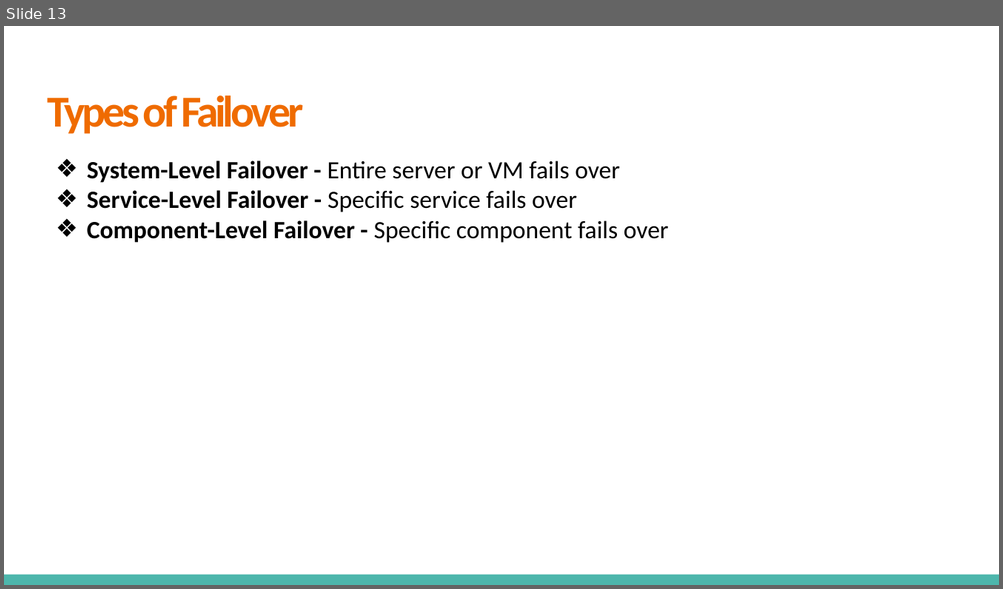
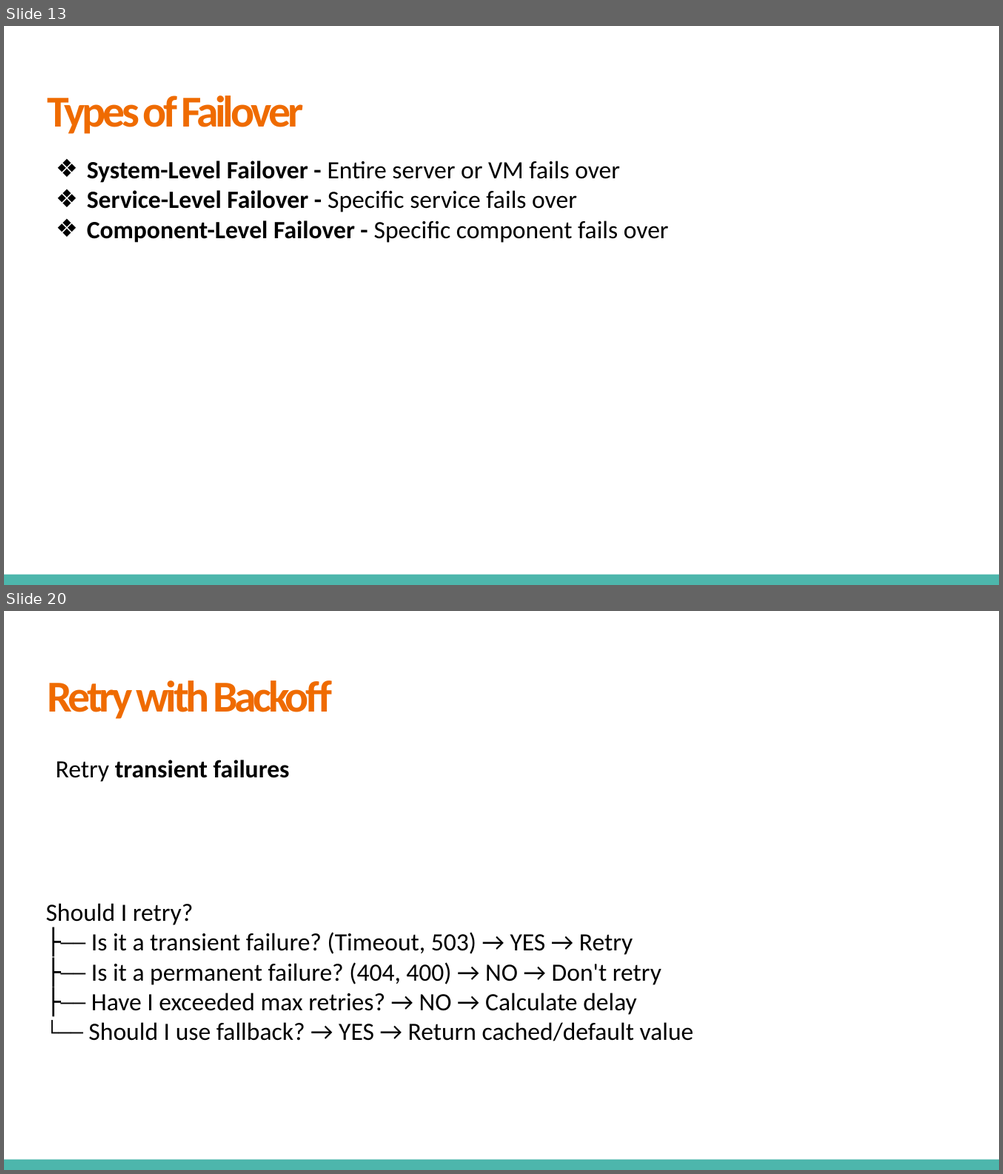
Before and after one commit to VikashChauhan51/system-design, a slide deck: High Level System Design/Fundamentals/2. Attributes of Distributed Systems/Attributes of Distributed Systems.pptx. Shown one above the other, each under a label of ours: slide 13 before the commit, slides 13 and 20 after it; the slides between them are not shown. The pictures are 1003x589 and 1003x1174 pixels, drawn with LibreOffice and Linux fonts; fonts in the diff are those of the drawing. Boxes give left, top, right and bottom in pixels: in the first picture for what was removed or moved away, otherwise in the second. Text is boxed around its words. In the diff, an @@ line names an element or a change of style, - is before the commit and + after.

```diff
--- a/High Level System Design/Fundamentals/2. Attributes of Distributed Systems/Attributes of Distributed Systems.pptx
+++ b/High Level System Design/Fundamentals/2. Attributes of Distributed Systems/Attributes of Distributed Systems.pptx
@@ slide 20 added at [4,611,999,1170], background #FFFFFF; not listed: 1 template element that a slide beside it also shows @@
@@ title added at [47,681,332,719], 32 pt, text #EF6B00, bold @@
+Retry with Backoff
@@ text added at [56,760,290,782], 18 pt, text #000000, bold @@
+Retry transient failures
@@ text added at [46,903,694,1042], 18 pt, text #000000 @@
+Should I retry?
+├── Is it a transient failure? (Timeout, 503) → YES → Retry
+├── Is it a permanent failure? (404, 400) → NO → Don't retry
+├── Have I exceeded max retries? → NO → Calculate delay
+└── Should I use fallback? → YES → Return cached/default value
```
Also in this commit, not shown: 2 slides changed, 18 other slides added, 2 other files.
